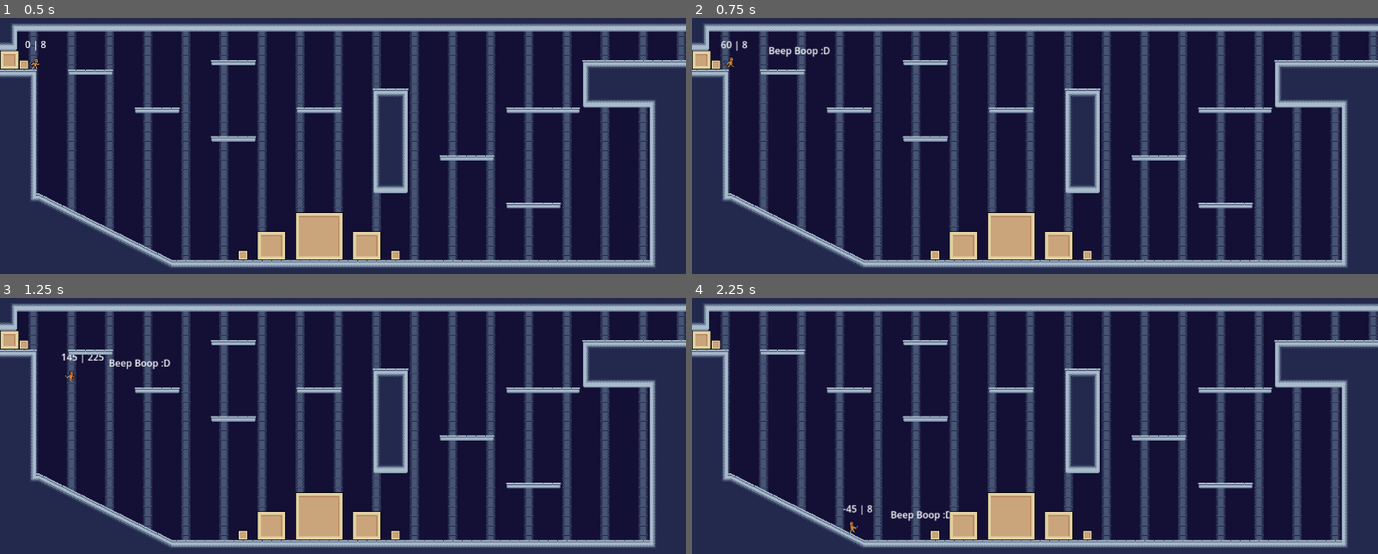
Above: before the commit, frames 1-4 (two rows, left to right).
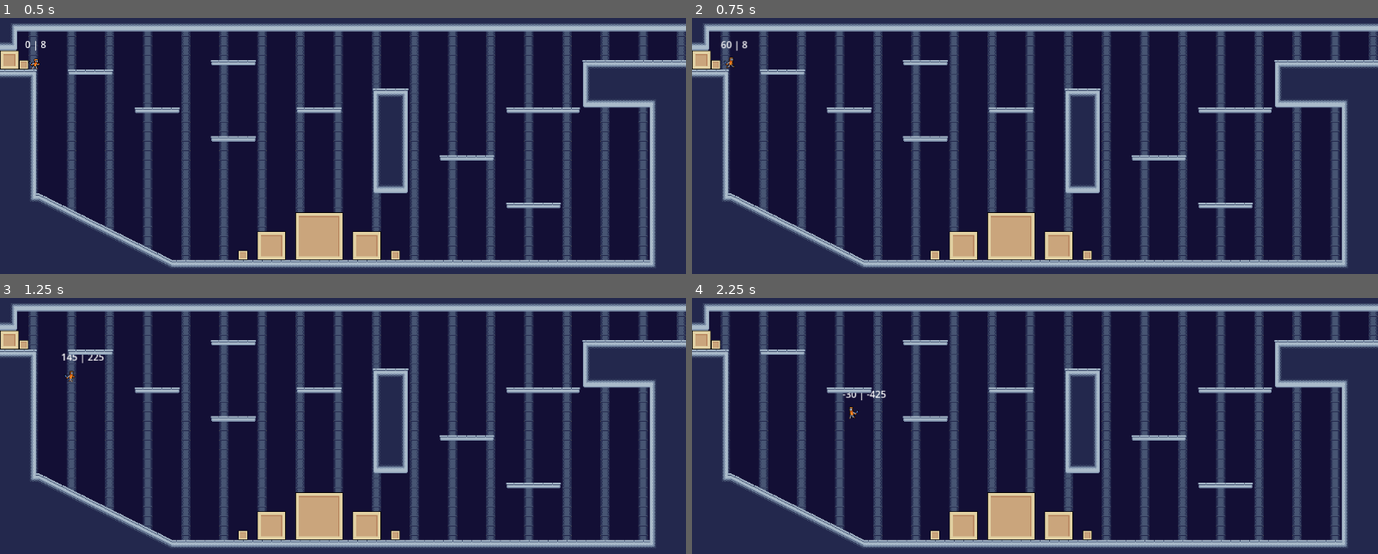
Above: after the commit, the same moments.

Repository: Cradac/H.O.R.S.T.
Game: Godot game, scene res://basic_scene.tscn
The game is run twice, just before and just after one commit, with the same random seed, the same clock (stepped at 60 frames per second) and the same inputs. The engine's default icon, where the game draws it, is replaced by a stand-in: a white triangle on a blue panel in a dark square.
Inputs:
- Up to frame 1 (0.5 s): no input
- Up to frame 2 (0.75 s): tap Enter at 0.5 s; hold Right (move_right) from 0.53 s (still down); hold F (action) from 0.53 s (still down)
- Up to frame 3 (1.25 s): keep holding Right (move_right); keep holding F (action); tap Space (jump) at 0.77, 0.8, 1.07 s
- Up to frame 4 (2.25 s): release F (action) at 1.28 s; tap Space (jump) at 1.35, 1.52, 1.82 s; tap F (action) at 1.55 s; release Right (move_right) at 2.03 s; hold Left (move_left) from 2.03 s (still down); hold F (action) from 2.03 s (still down)

Frame 1 is identical in both runs. In frame 2, 0.2% of the frame differs, in the area x 11-21%, y 11-16%; in frame 3, 0.2%; in frame 4, 0.4%, in the area x 21-38%, y 36-92%.
Error after the commit: Invalid operands 'int' and 'Nil' in operator '-'. (res://extensions/ChargedJump.gd:13)

Commit message:
Add velocity queue

Diff:
--- a/Character.gd
+++ b/Character.gd
@@ -15,15 +15,18 @@
 var normal_jump = true
 var in_jump = false
 
+var queued_velocity: Vector2
+
 func _process(delta):
 	# action inputs
 	action()
 
 
 func _physics_process(delta):
-	move(delta)
 	for extension in extensions:
 		extension.handle_action(self, delta)
+	move(delta)
+
 
 @onready var axis = Vector2.ZERO
 
@@ -65,9 +68,15 @@
 
 	#reset jump state
 
+	if Input.is_action_just_pressed("jump") and may_i_jump() and normal_jump:
+		queue_jump(JUMP_FORCE)
 
-	if Input.is_action_just_pressed("jump") and may_i_jump() and normal_jump:
-		jump(JUMP_FORCE)
+
+	# Apply velocity queued by Extensions
+	velocity = velocity + queued_velocity
+
+	queued_velocity = Vector2(0,0)
+
 	get_node("speed").text = str( round(velocity.x) ) + " | " + str( round(velocity.y))
 	move_and_slide()
 	if is_on_floor() and in_jump:
@@ -82,11 +91,11 @@
 		velocity = Vector2.ZERO
 
 
-func jump(force):
+func queue_jump(force):
 	print("JUMP!!")
 	in_jump = true
-	velocity.y = 0
-	velocity.y -= force
+	queued_velocity.y = 0
+	queued_velocity.y -= force
 	_animated_sprite.play("jump")
 
 func may_i_jump():
@@ -96,7 +105,7 @@
 	return false
 
 func action():
-	if Input.is_action_pressed("action"):
+	if Input.is_action_just_pressed("action"):
 		equip(ChargedJump.new())
 		#quip(DoubleJump.new())
 		get_node("Label").visible = true
--- a/extensions/ChargedJump.gd
+++ b/extensions/ChargedJump.gd
@@ -13,7 +13,7 @@
 		var time_charged = Time.get_ticks_msec() - started_charging
 		var boost = min((time_charged/charge_duration)*charge_jump_force, charge_jump_force)
 		print(str(time_charged) + " " + str(boost))
-		character.jump(character.JUMP_FORCE + boost)
+		character.queue_jump(character.JUMP_FORCE + boost)
 
 
 	if Input.is_action_just_pressed("jump") && character.is_on_floor():
